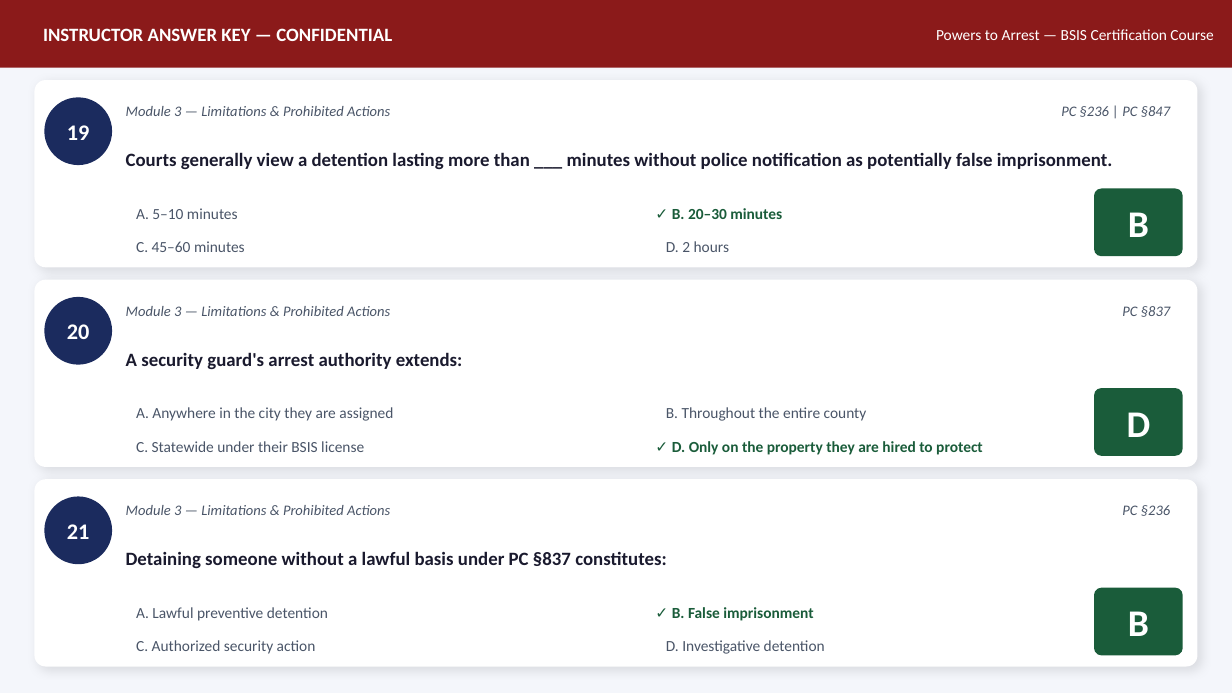
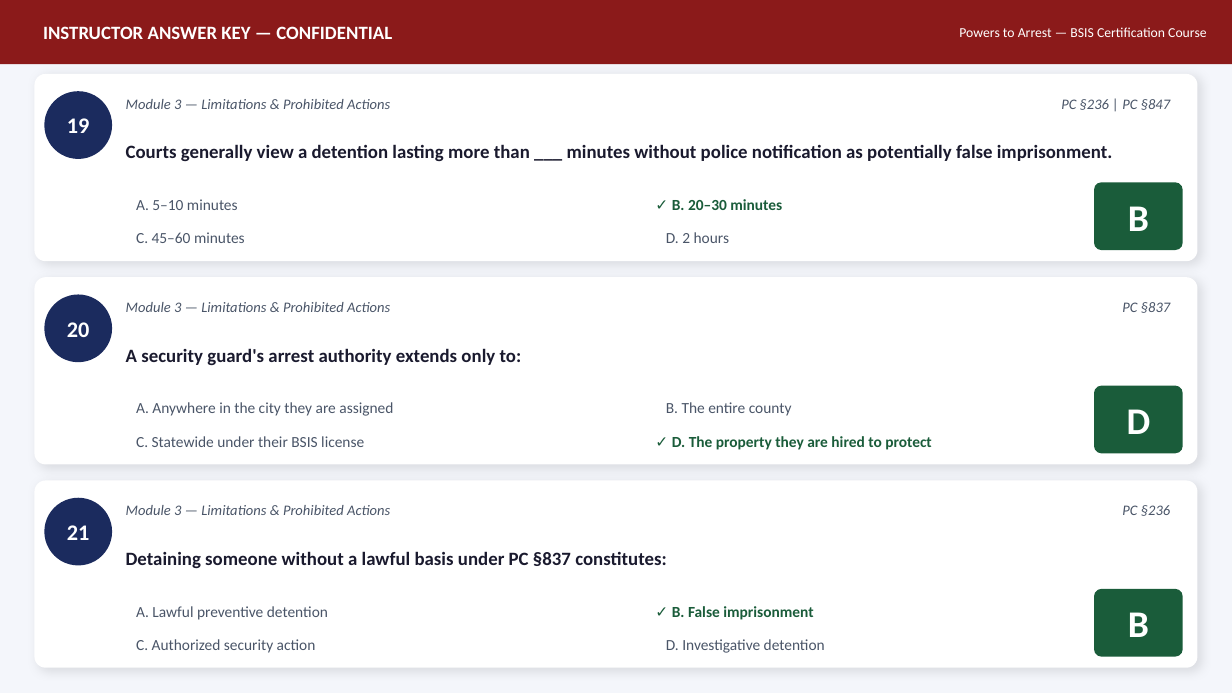
Before and after one commit to MaccPSLAW/Licensing-Live-Scans-, a slide deck: slide 9 of PSLAW-Courses/final-projects/Powers_to_Arrest_BSIS_Certification_MACCESS_INC-AnswerKey.pptx. Drawn at 1232x693 pixels with LibreOffice and Linux fonts; fonts in the diff are those of the drawing. Boxes give left, top, right and bottom in pixels: in the first picture for what was removed or moved away, otherwise in the second. Text is boxed around its words. In the diff, an @@ line names an element or a change of style, - is before the commit and + after.

Commit message:
feat: Powers to Arrest — BSIS Certification Course — Answer Key PPTX

```diff
--- a/PSLAW-Courses/final-projects/Powers_to_Arrest_BSIS_Certification_MACCESS_INC-AnswerKey.pptx
+++ b/PSLAW-Courses/final-projects/Powers_to_Arrest_BSIS_Certification_MACCESS_INC-AnswerKey.pptx
@@ rectangle: place and size @@
-rectangle at box(0, 0, 1232, 68)
+rectangle at box(0, 0, 1232, 64)
@@ text "Powers to Arrest — BSIS ...": place and size @@
-text "Powers to Arrest — BSIS ..." at box(936, 29, 1213, 40)
+text "Powers to Arrest — BSIS ..." at box(959, 27, 1206, 37)
@@ text "Powers to Arrest — BSIS ..." at box(959, 27, 1206, 37): size 9 to 8 pt @@
@@ 7 texts, 2 rounded rectangles, 1 ellipse: place and size @@
-7 texts, 2 rounded rectangles, 1 ellipse at box(34, 80, 1198, 452)
+7 texts, 2 rounded rectangles, 1 ellipse at box(34, 74, 1198, 447)
@@ 4 texts: place and size @@
-4 texts at box(136, 208, 782, 252)
+4 texts at box(136, 199, 782, 243)
@@ text "Module 3 — Limitations & ...": place and size @@
-text "Module 3 — Limitations & ..." at box(126, 306, 390, 316)
+text "Module 3 — Limitations & ..." at box(126, 302, 390, 312)
@@ text "PC §837": place and size @@
-text "PC §837" at box(1122, 306, 1170, 317)
+text "PC §837" at box(1122, 302, 1170, 313)
@@ text at box(126, 348, 522, 365): text changed @@
-A security guard's arrest authority extends:
+A security guard's arrest authority extends only to:
@@ text at box(666, 402, 792, 416): text changed @@
-B. Throughout the entire county
+B. The entire county
@@ text at box(672, 436, 932, 450): text changed @@
-✓ D. Only on the property they are hired to protect
+✓ D. The property they are hired to protect
```
Also in this commit, not shown: 21 other slides changed.
